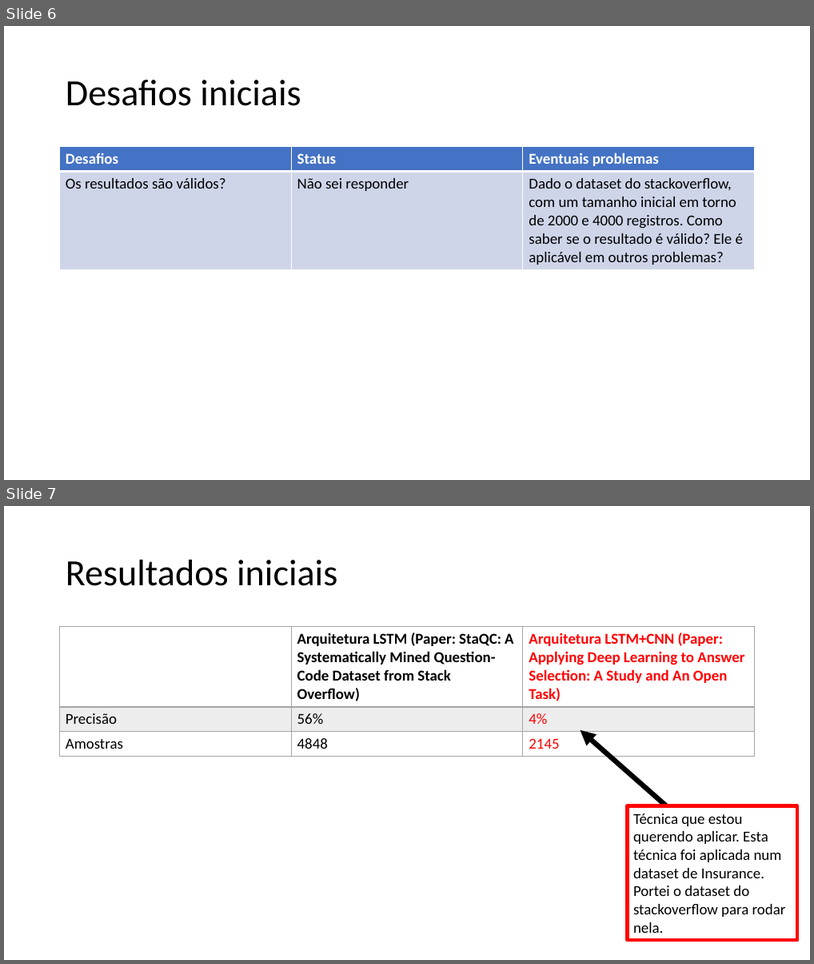
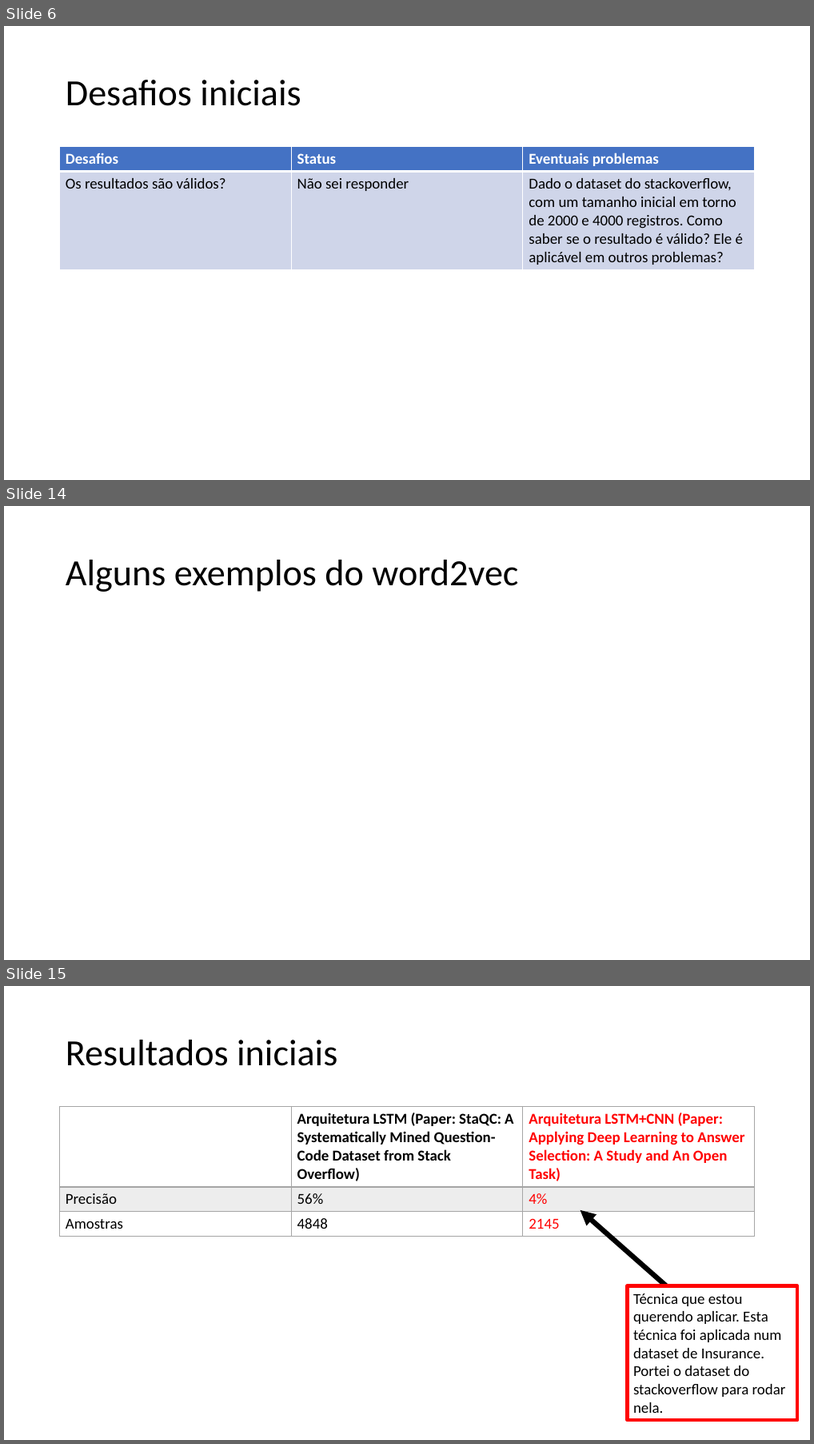
Before and after one commit to mrezende/Question-Answer-Selection, a slide deck: draft/presentation_draft.pptx. Shown one above the other, each under a label of ours: slides 6 and 7 before the commit, slides 6, 14 and 15 after it; the slides between them are not shown. The pictures are 814x964 and 814x1444 pixels, drawn with LibreOffice and Linux fonts; fonts in the diff are those of the drawing. Boxes give left, top, right and bottom in pixels: in the first picture for what was removed or moved away, otherwise in the second. Text is boxed around its words. In the diff, an @@ line names an element or a change of style, - is before the commit and + after.

Commit message:
add word2vec similar words. Deep Learning Model Example. Parameters explained

```diff
--- a/draft/presentation_draft.pptx
+++ b/draft/presentation_draft.pptx
@@ slide 14 added at bbox=[4, 506, 810, 960], background #FFFFFF @@
@@ title added at bbox=[66, 560, 518, 592], 44 pt, text #000000 @@
+Alguns exemplos do word2vec
@@ what was slide 7 is now slide 15 @@
```
Also in this commit, not shown: 2 slides changed, 7 other slides added, 1 other file.
